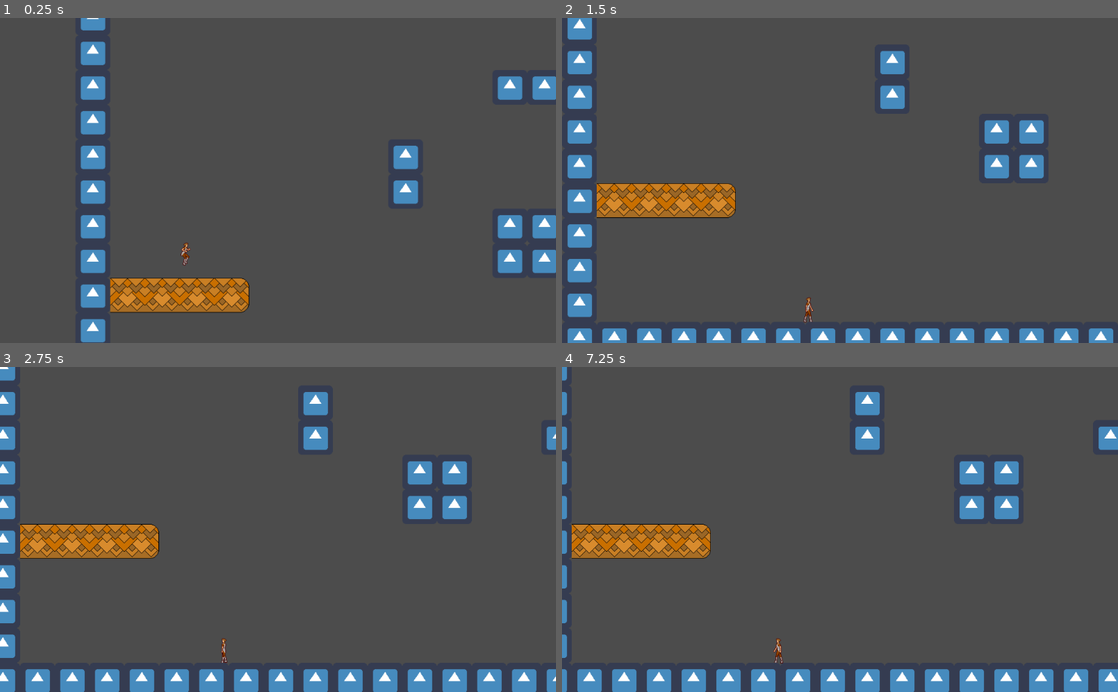
Above: before the commit, frames 1-4 (two rows, left to right).
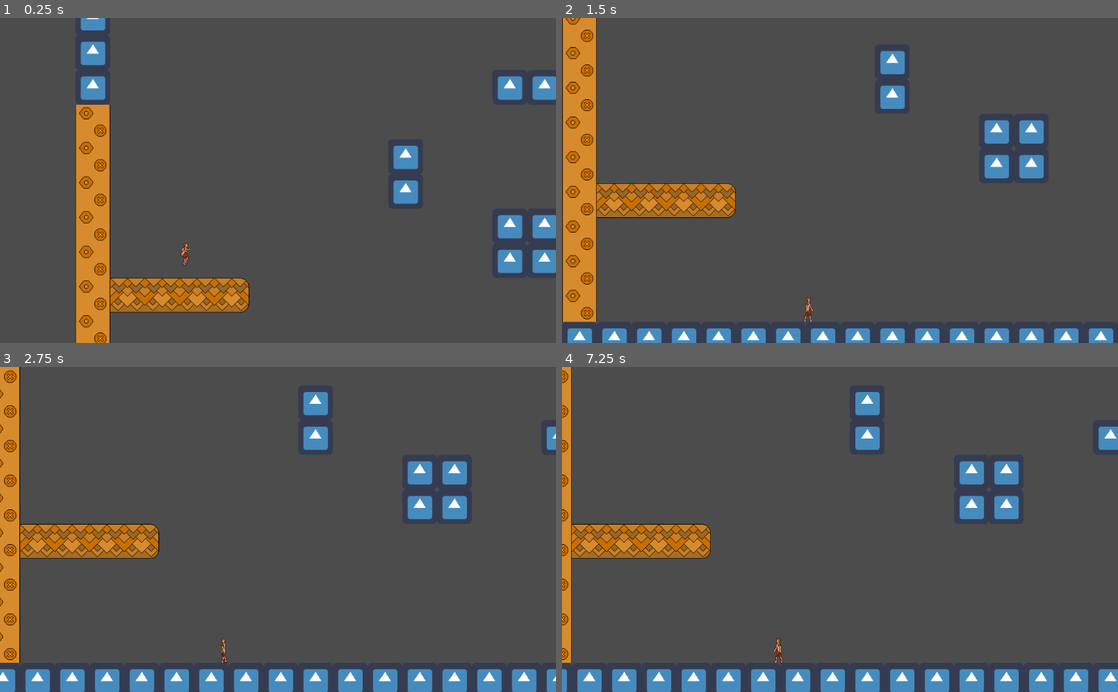
Above: after the commit, the same moments.

Repository: gibsontn/04-2D-Platformer
Game: Godot game, scene res://Game.tscn
The game is run twice, just before and just after one commit, with the same random seed, the same clock (stepped at 60 frames per second) and the same inputs. The engine's default icon, where the game draws it, is replaced by a stand-in: a white triangle on a blue panel in a dark square.
Inputs:
- Up to frame 1 (0.25 s): no input
- Up to frame 2 (1.5 s): hold D (right) from 0.53 s (still down); tap W (jump) at 0.77 s
- Up to frame 3 (2.75 s): tap W (jump) at 1.52 s; release D (right) at 2.03 s; hold A (left) from 2.03 s (still down)
- Up to frame 4 (7.25 s): release A (left) at 2.78 s; hold D (right) 2.78-4.28 s; tap W (jump) at 3.02, 3.77, 4.52, 6.02, 6.77 s; hold A (left) 4.28-5.03 s; hold D (right) 5.03-5.78 s; hold A (left) from 5.78 s (still down)

The runs differ from the first frame. In frame 1, 4.7% of the frame differs, in the area x 13-20%, y 26-100%; in frame 2, 5.8%, in the area x 0-7%, y 0-94%; in frame 3, 3.3%; in frame 4, 1.6%.

Commit message:
progress

Diff:
--- a/Game.tscn
+++ b/Game.tscn
@@ -1,18 +1,19 @@
-[gd_scene load_steps=28 format=2]
+[gd_scene load_steps=30 format=2]
 
 [ext_resource path="res://icon.png" type="Texture" id=1]
 [ext_resource path="res://Camera.gd" type="Script" id=2]
-[ext_resource path="res://Assets/Bronzefloor/bronzefloor1.png" type="Texture" id=3]
-[ext_resource path="res://Assets/Bronzefloor/bronzefloor2.png" type="Texture" id=4]
-[ext_resource path="res://Assets/Bronzefloor/bronzefloor3.png" type="Texture" id=5]
-[ext_resource path="res://Assets/Bronzefloor/bronzefloor4.png" type="Texture" id=6]
-[ext_resource path="res://Assets/Bronzefloor/bronzefloor5.png" type="Texture" id=7]
-[ext_resource path="res://Assets/Bronzefloor/bronzefloor6.png" type="Texture" id=8]
-[ext_resource path="res://Assets/Bronzefloor/bronzefloor7.png" type="Texture" id=9]
-[ext_resource path="res://Assets/Bronzefloor/bronzefloor8.png" type="Texture" id=10]
-[ext_resource path="res://Assets/Bronzefloor/bronzefloor9.png" type="Texture" id=11]
+[ext_resource path="res://Assets/Bronze/bronzefloor1.png" type="Texture" id=3]
+[ext_resource path="res://Assets/Bronze/bronzefloor2.png" type="Texture" id=4]
+[ext_resource path="res://Assets/Bronze/bronzefloor3.png" type="Texture" id=5]
+[ext_resource path="res://Assets/Bronze/bronzefloor4.png" type="Texture" id=6]
+[ext_resource path="res://Assets/Bronze/bronzefloor5.png" type="Texture" id=7]
+[ext_resource path="res://Assets/Bronze/bronzefloor6.png" type="Texture" id=8]
+[ext_resource path="res://Assets/Bronze/bronzefloor7.png" type="Texture" id=9]
+[ext_resource path="res://Assets/Bronze/bronzefloor8.png" type="Texture" id=10]
+[ext_resource path="res://Assets/Bronze/bronzefloor9.png" type="Texture" id=11]
 [ext_resource path="res://StateMachine/Player_Container.gd" type="Script" id=12]
-[ext_resource path="res://Assets/Bronzefloor/bronzefloor10.png" type="Texture" id=13]
+[ext_resource path="res://Assets/Bronze/bronzefloor10.png" type="Texture" id=13]
+[ext_resource path="res://Assets/Bronze/bronzewall1.png" type="Texture" id=14]
 
 [sub_resource type="NavigationPolygon" id=1]
 vertices = PoolVector2Array( 64, 64, 0, 64, 0, 0, 64, 0 )
@@ -28,6 +29,9 @@
 points = PoolVector2Array( 64, 64, 0, 64, 0, 0, 64, 0 )
 
 [sub_resource type="ConvexPolygonShape2D" id=13]
+points = PoolVector2Array( 64, 64, 0, 64, 0, 0, 64, 0 )
+
+[sub_resource type="ConvexPolygonShape2D" id=15]
 points = PoolVector2Array( 64, 64, 0, 64, 0, 0, 64, 0 )
 
 [sub_resource type="ConvexPolygonShape2D" id=6]
@@ -288,6 +292,27 @@
 "shape_transform": Transform2D( 1, 0, 0, 1, 0, 0 )
 } ]
 10/z_index = 0
+11/name = "bronzewall1.png 11"
+11/texture = ExtResource( 14 )
+11/tex_offset = Vector2( 0, 0 )
+11/modulate = Color( 1, 1, 1, 1 )
+11/region = Rect2( 0, 0, 64, 64 )
+11/tile_mode = 0
+11/occluder_offset = Vector2( 0, 0 )
+11/navigation_offset = Vector2( 0, 0 )
+11/shape_offset = Vector2( 0, 0 )
+11/shape_transform = Transform2D( 1, 0, 0, 1, 0, 0 )
+11/shape = SubResource( 15 )
+11/shape_one_way = false
+11/shape_one_way_margin = 1.0
+11/shapes = [ {
+"autotile_coord": Vector2( 0, 0 ),
+"one_way": false,
+"one_way_margin": 1.0,
+"shape": SubResource( 15 ),
+"shape_transform": Transform2D( 1, 0, 0, 1, 0, 0 )
+} ]
+11/z_index = 0
 
 [node name="Game" type="Node2D"]
 
@@ -300,7 +325,7 @@
 collision_layer = 3
 collision_mask = 3
 format = 1
-tile_data = PoolIntArray( -720896, 0, 0, -720895, 0, 0, -720 …(1196 unchanged characters)… 1, 0, 0, -65510, 0, 0, -65478, 0, 0, 0, 0, 0, 58, 0, 0, 65536, 0, 0, 65545, 0, 0, 65594, 0, 0, 131072, 0, 0, 131081, 0, 0, 131088, 0, 0, 131094, 0, 0, 131100, 0, 0, 131103, 0, 0, 131106, 0, 0, 131124, 0, 0, 131130, 0, 0, 196608, 0, 0, 196620, 0, 0, 196621, 0, 0, 196627, 0, 0, 196660, 0, 0, 196666, 0, 0, 262144, 0, 0, 262156, 0, 0, 262157, 0, 0, 262196, 0, 0, 262202, 0, 0, 327680, 0, 0, 327681, 1, 0, 327682, 1, 0, 327683, 1, 0, 327684, 10, 0, 327704, 0, 0, 327705, 0, 0, 327706, 0, 0, 327707, 0, 0, 327716, 0, 0, 327717, 0, 0, 327732, 0, 0, 327738, 0, 0, 393216, 0, 0, 393235, 0, 0, 393236, 0, 0, 393260, 0, 0, 393268, 0, 0, 393274, 0, 0, 458752, 0, 0, 458770, 0, 0, 458771, 0, 0, 458772, 0, 0, 458773, 0, 0, 458795, 0, 0, 458796, 0, 0, 458797, 0, 0, 458804, 0, 0, 458810, 0, 0, 524288, 0, 0, 524305, 0, 0, 524306, 0, 0, 524307, …(987 unchanged characters)…
+tile_data = PoolIntArray( -720896, 0, 0, -720895, 0, 0, -720 …(1196 unchanged characters)… 1, 0, 0, -65510, 0, 0, -65478, 0, 0, 0, 11, 0, 58, 0, 0, 65536, 11, 0, 65545, 0, 0, 65594, 0, 0, 131072, 11, 0, 131081, 0, 0, 131088, 0, 0, 131094, 0, 0, 131100, 0, 0, 131103, 0, 0, 131106, 0, 0, 131124, 0, 0, 131130, 0, 0, 196608, 11, 0, 196620, 0, 0, 196621, 0, 0, 196627, 0, 0, 196660, 0, 0, 196666, 0, 0, 262144, 11, 0, 262156, 0, 0, 262157, 0, 0, 262196, 0, 0, 262202, 0, 0, 327680, 11, 0, 327681, 1, 0, 327682, 1, 0, 327683, 1, 0, 327684, 10, 0, 327704, 0, 0, 327705, 0, 0, 327706, 0, 0, 327707, 0, 0, 327716, 0, 0, 327717, 0, 0, 327732, 0, 0, 327738, 0, 0, 393216, 11, 0, 393235, 0, 0, 393236, 0, 0, 393260, 0, 0, 393268, 0, 0, 393274, 0, 0, 458752, 11, 0, 458770, 0, 0, 458771, 0, 0, 458772, 0, 0, 458773, 0, 0, 458795, 0, 0, 458796, 0, 0, 458797, 0, 0, 458804, 0, 0, 458810, 0, 0, 524288, 11, 0, 524305, 0, 0, 524306, 0, 0, 524307, …(987 unchanged characters)…
 
 [node name="Camera" type="Camera2D" parent="."]
 current = true
Renamed: Assets/Bronzefloor/bronzefloor1.png -> Assets/Bronze/bronzefloor1.png
Not shown, changed: Assets/Bronze/bronzefloor1.png.import
Renamed: Assets/Bronzefloor/bronzefloor10.png -> Assets/Bronze/bronzefloor10.png
Not shown, changed: Assets/Bronze/bronzefloor10.png.import
Renamed: Assets/Bronzefloor/bronzefloor2.png -> Assets/Bronze/bronzefloor2.png
Not shown, changed: Assets/Bronze/bronzefloor2.png.import
Renamed: Assets/Bronzefloor/bronzefloor3.png -> Assets/Bronze/bronzefloor3.png
Not shown, added: Assets/Bronze/bronzefloor3.png.import
Renamed: Assets/Bronzefloor/bronzefloor4.png -> Assets/Bronze/bronzefloor4.png
Not shown, changed: Assets/Bronze/bronzefloor4.png.import
Renamed: Assets/Bronzefloor/bronzefloor5.png -> Assets/Bronze/bronzefloor5.png
Not shown, changed: Assets/Bronze/bronzefloor5.png.import
(and 10 more such lines)
